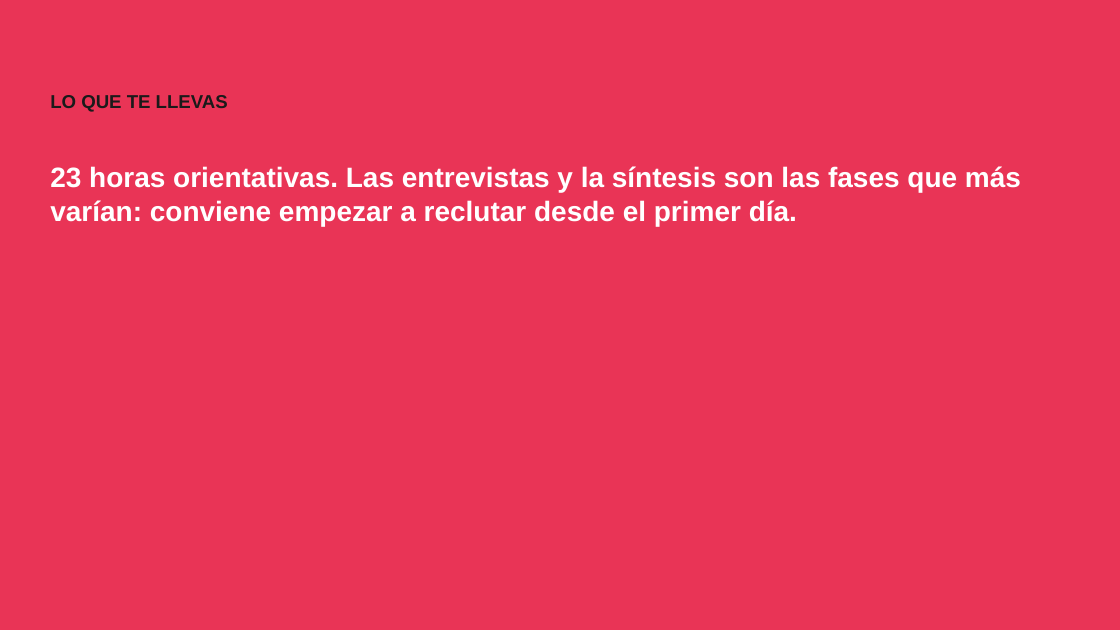
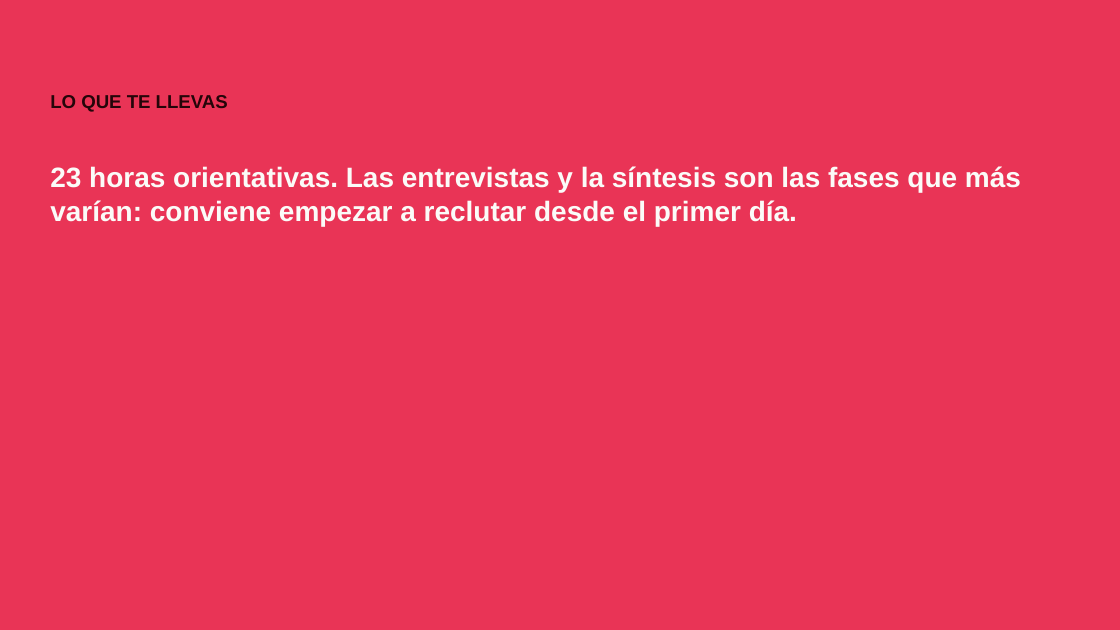
Before and after one commit to envasador/diseno-interfaces-web, a slide deck: slide 6 of docs/orbitas/orbita1/slides/pptx/orbita1_00_hoja_de_ruta.pptx. Drawn at 1120x630 pixels with LibreOffice and Linux fonts; fonts in the diff are those of the drawing. Boxes give left, top, right and bottom in pixels: in the first picture for what was removed or moved away, otherwise in the second. Text is boxed around its words. In the diff, an @@ line names an element or a change of style, - is before the commit and + after.

```diff
--- a/docs/orbitas/orbita1/slides/pptx/orbita1_00_hoja_de_ruta.pptx
+++ b/docs/orbitas/orbita1/slides/pptx/orbita1_00_hoja_de_ruta.pptx
@@ text "LO QUE TE LLEVAS" at (50, 95, 228, 112): text colour #1A1A1A to #240509 @@
```
Also in this commit, not shown: 5 other slides changed, 24 other files.
